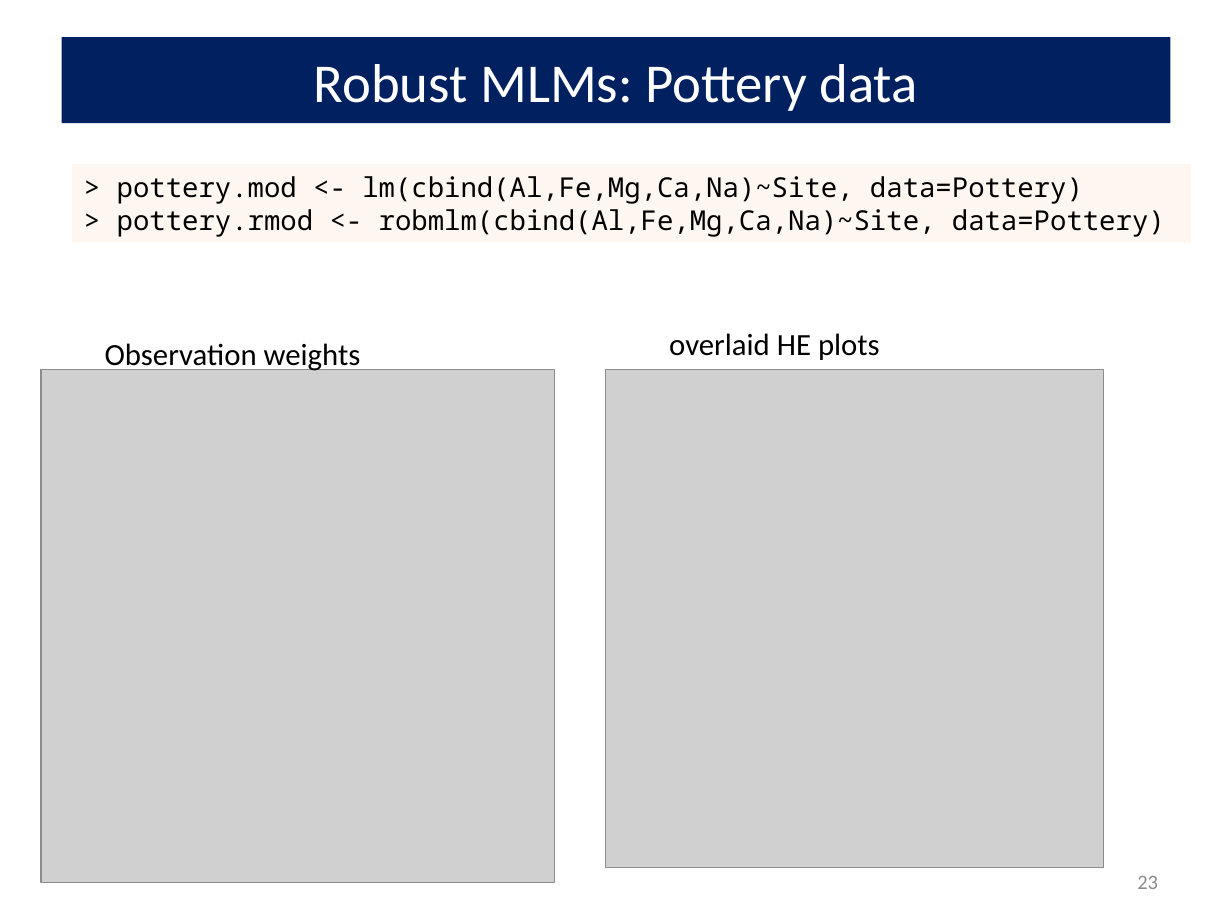
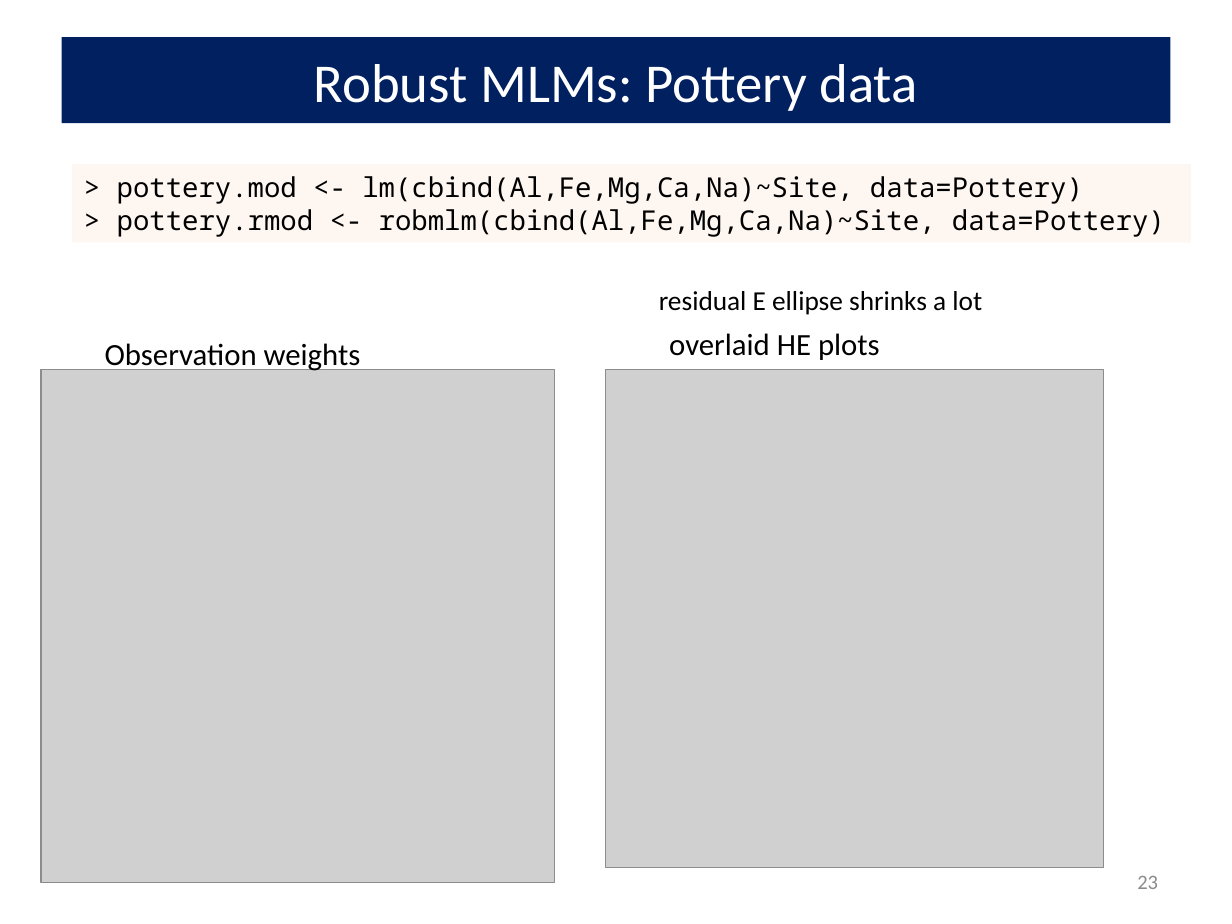
Before and after one commit to friendly/VisMLM-course, a slide deck: slide 23 of lectures/lecture3.pptx. Drawn at 1232x924 pixels with LibreOffice and Linux fonts; fonts in the diff are those of the drawing; grey boxes stand for pictures. Boxes give left, top, right and bottom in pixels: in the first picture for what was removed or moved away, otherwise in the second. Text is boxed around its words. In the diff, an @@ line names an element or a change of style, - is before the commit and + after.

```diff
--- a/lectures/lecture3.pptx
+++ b/lectures/lecture3.pptx
@@ text added at [659,291,982,315], 16 pt, text #000000 @@
+residual E ellipse shrinks a lot
```
Also in this commit, not shown: 14 other slides changed, 2 other files.
